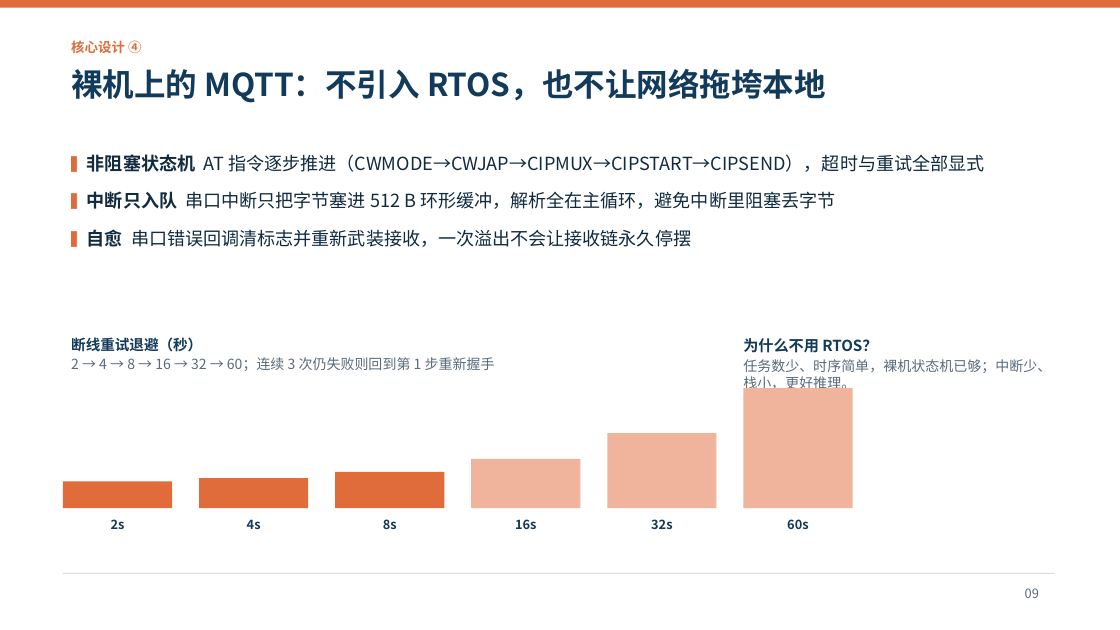
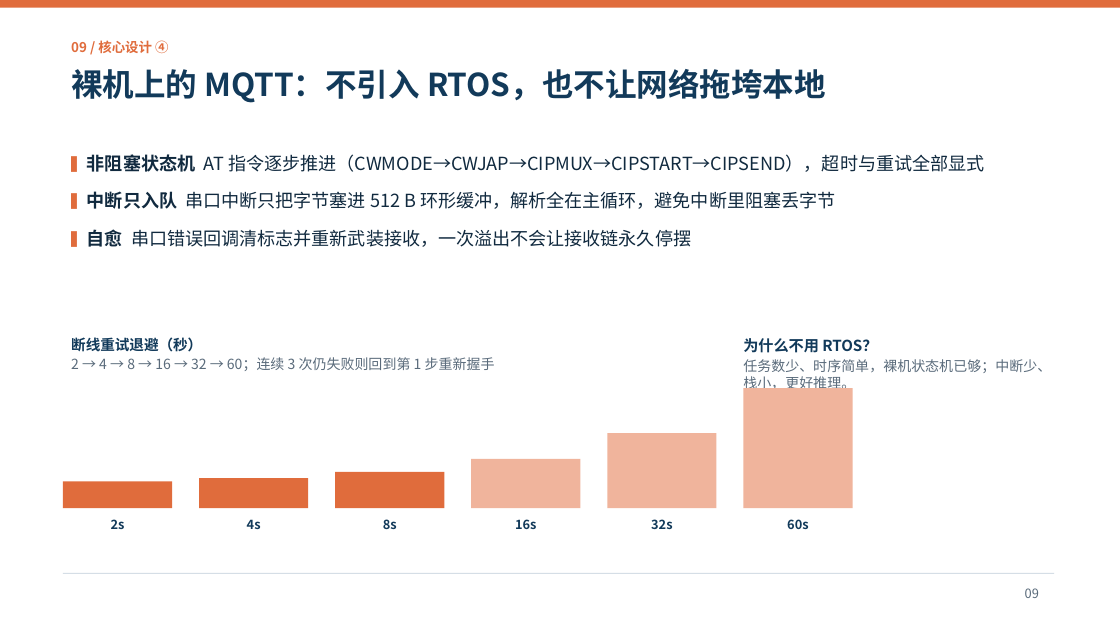
Before and after one commit to Maxsunset/SilverGuard, a slide deck: slide 9 of SilverGuard/docs/SilverGuard_答辩_设计思路与亮点.pptx. Drawn at 1120x630 pixels with LibreOffice and Linux fonts; fonts in the diff are those of the drawing. Boxes give left, top, right and bottom in pixels: in the first picture for what was removed or moved away, otherwise in the second. Text is boxed around its words. In the diff, an @@ line names an element or a change of style, - is before the commit and + after.

```diff
--- a/SilverGuard/docs/SilverGuard_答辩_设计思路与亮点.pptx
+++ b/SilverGuard/docs/SilverGuard_答辩_设计思路与亮点.pptx
@@ text at (71,40,168,53): text changed @@
-核心设计 ④
+09 / 核心设计 ④
```
Also in this commit, not shown: 11 other slides changed.
